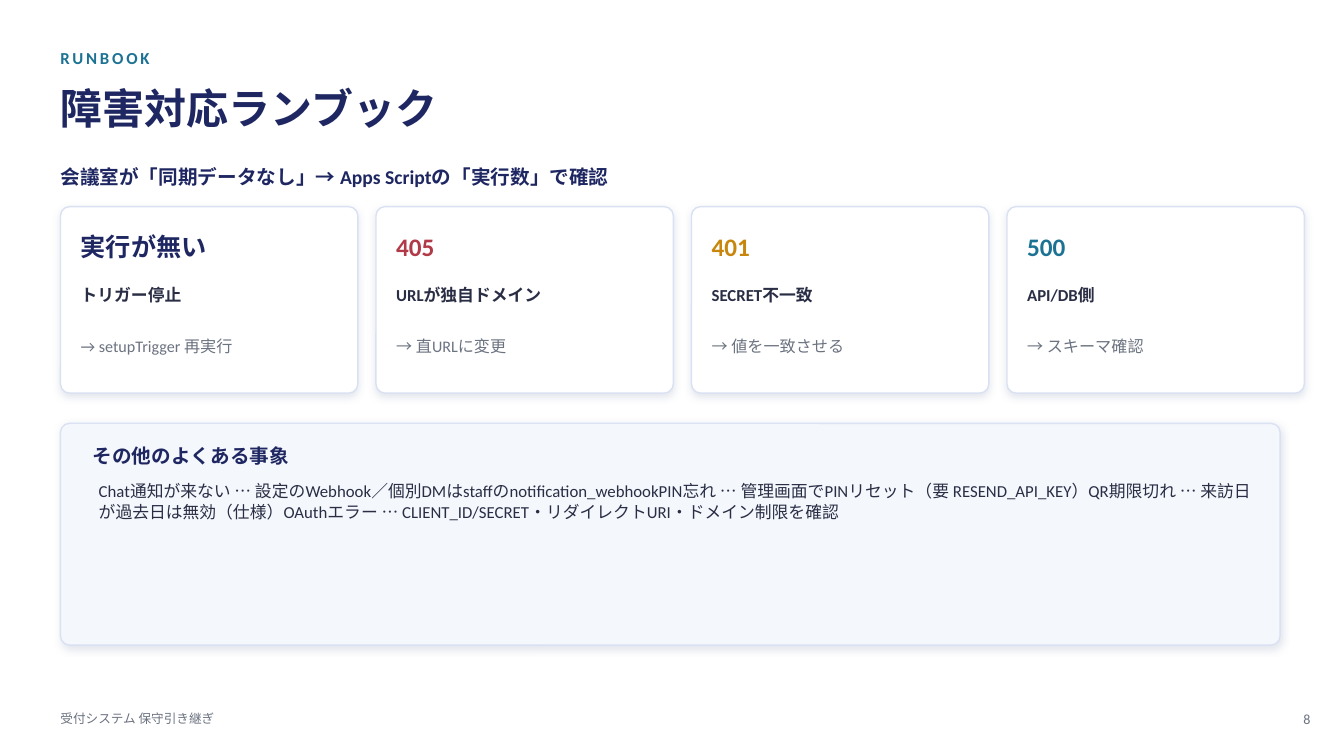
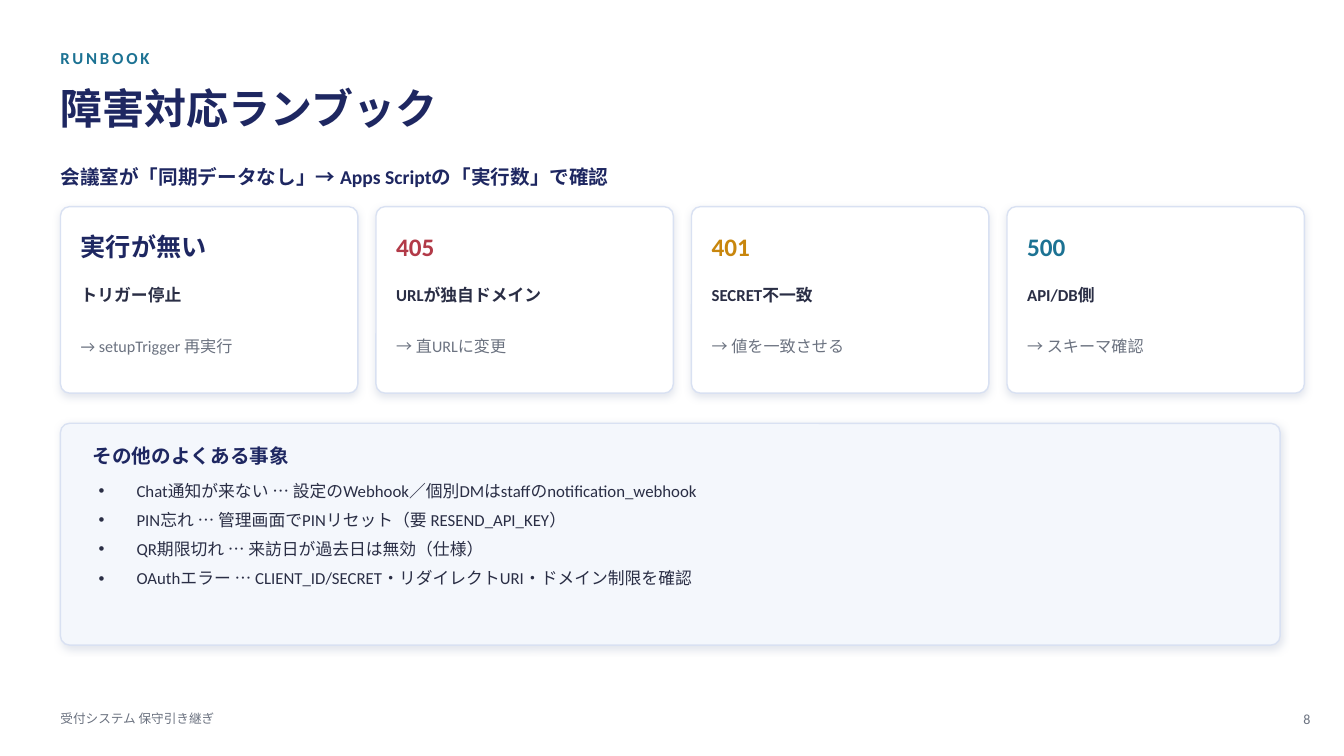
Before and after one commit to viva-eureka/reception-system, a slide deck: slide 8 of docs/受付システム_保守引き継ぎ.pptx. Drawn at 1344x756 pixels with LibreOffice and Linux fonts; fonts in the diff are those of the drawing. Boxes give left, top, right and bottom in pixels: in the first picture for what was removed or moved away, otherwise in the second. Text is boxed around its words. In the diff, an @@ line names an element or a change of style, - is before the commit and + after.

```diff
--- a/docs/受付システム_保守引き継ぎ.pptx
+++ b/docs/受付システム_保守引き継ぎ.pptx
@@ text at [137,483,697,587]: text changed @@
-Chat通知が来ない … 設定のWebhook／個別DMはstaffのnotification_webhookPIN忘れ … 管理画面でPINリセット（要 RESEND_API_KEY）QR期限切れ … 来訪日が過去日は無効（仕様）OAuthエラー … CLIENT_ID/SECRET・リダイレクトURI・ドメイン制限を確認
+• Chat通知が来ない … 設定のWebhook／個別DMはstaffのnotification_webhook
+• PIN忘れ … 管理画面でPINリセット（要 RESEND_API_KEY）
+• QR期限切れ … 来訪日が過去日は無効（仕様）
+• OAuthエラー … CLIENT_ID/SECRET・リダイレクトURI・ドメイン制限を確認
```
Also in this commit, not shown: 6 other slides changed.
